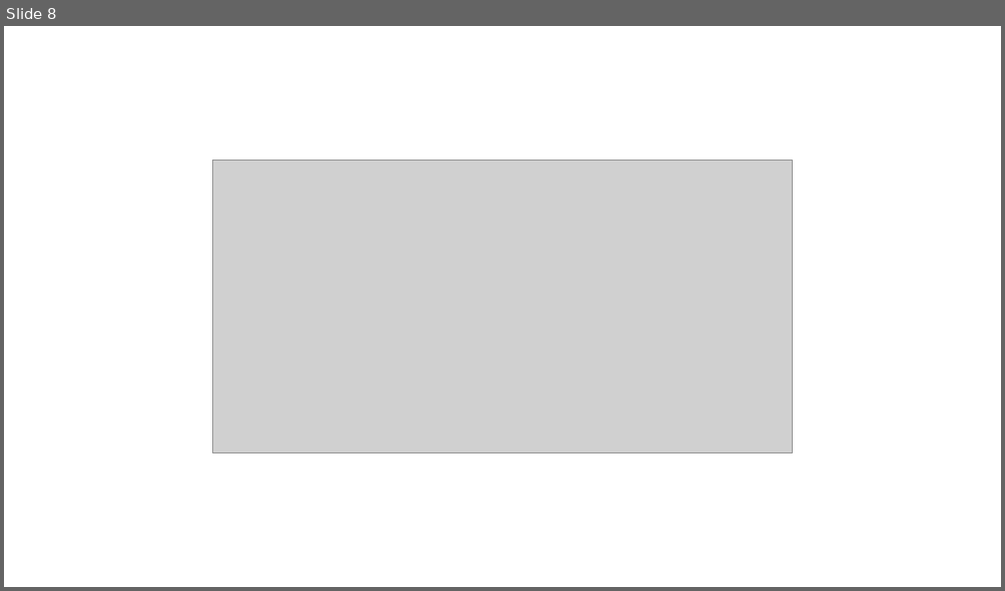
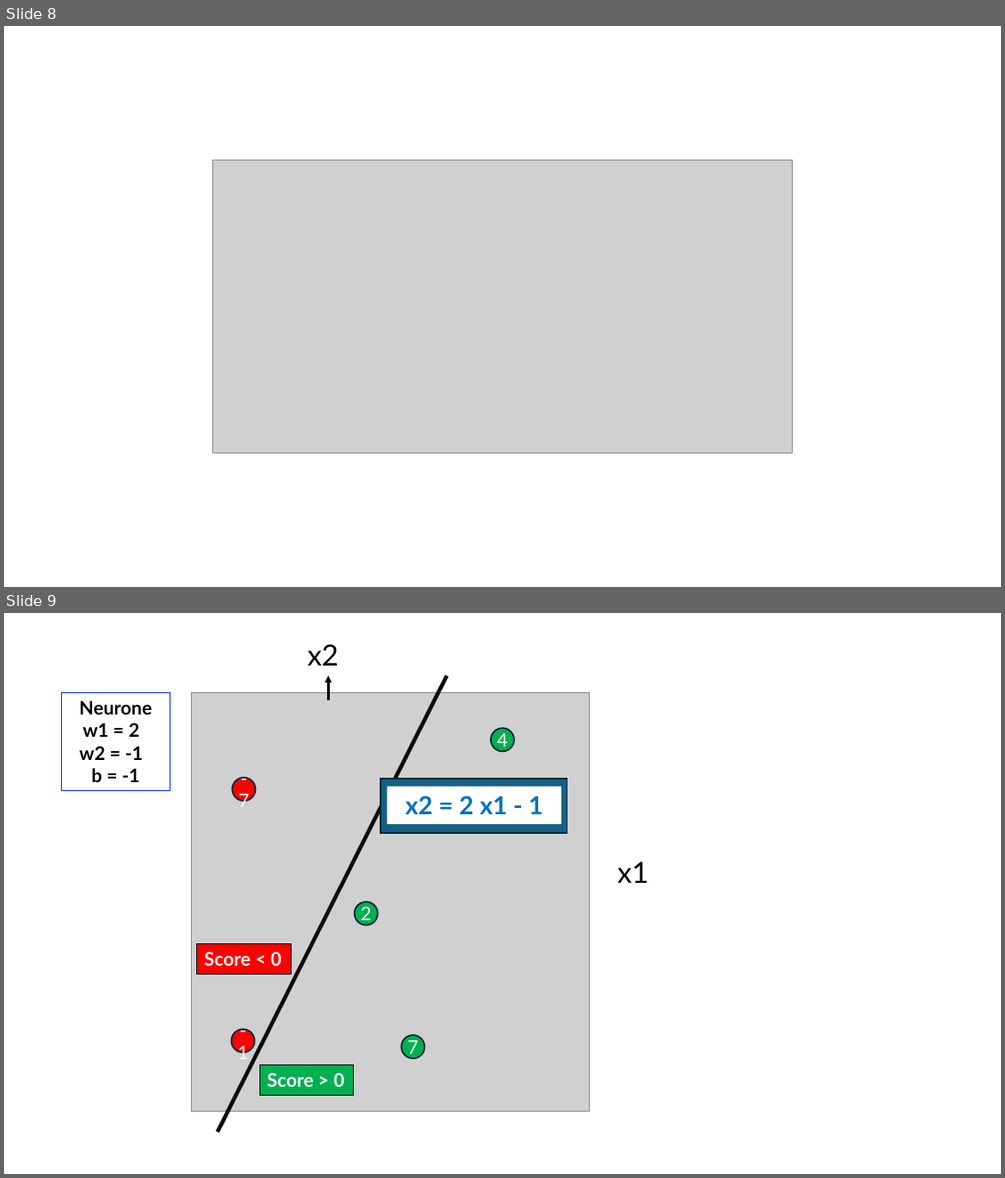
Before and after one commit to pirelaurent/IA_boite_blanche, a slide deck: outillage.pptx. Shown one above the other, each under a label of ours: slide 8 before the commit, slides 8 and 9 after it. The pictures are 1005x591 and 1005x1178 pixels, drawn with LibreOffice and Linux fonts; fonts in the diff are those of the drawing; grey boxes stand for pictures. Boxes give left, top, right and bottom in pixels: in the first picture for what was removed or moved away, otherwise in the second. Text is boxed around its words. In the diff, an @@ line names an element or a change of style, - is before the commit and + after.

```diff
--- a/outillage.pptx
+++ b/outillage.pptx
@@ slide 9 added at <box>4,613,1001,1174</box>, background #FFFFFF @@
@@ text added at <box>307,644,339,666</box>, 28 pt, text #000000 @@
+x2
@@ picture added at <box>191,692,589,1111</box> @@
@@ line added from (218, 1132) to (446, 676), #0D0D0D 3.75 pt @@
@@ arrow added from (329, 700) to (329, 676), #000000 2.25 pt @@
@@ rectangle added at <box>62,693,170,791</box>, fill #FFFFFF, outline #0432FF 0.75 pt, 18 pt, text #000000, bold @@
+Neurone
+w1 = 2
+w2 = -1
+b = -1
@@ ellipse added at <box>491,728,514,751</box>, fill #00B050, outline #092A39 1.5 pt, 18 pt, text #FFFFFF @@
+4
@@ ellipse added at <box>232,778,255,801</box>, fill #FF0000, outline #092A39 1.5 pt, 18 pt, text #FFFFFF @@
+-7
@@ rectangle added at <box>380,779,567,833</box>, fill #156082, outline #092A39 1.5 pt @@
@@ rectangle added at <box>387,787,561,824</box>, fill #FFFFFF, 24 pt, text #0070C0, bold @@
+x2 = 2 x1 - 1
@@ text added at <box>617,861,648,883</box>, 28 pt, text #000000 @@
+x1
@@ ellipse added at <box>355,901,378,925</box>, fill #00B050, outline #092A39 1.5 pt, 18 pt, text #FFFFFF @@
+2
@@ rectangle added at <box>197,943,291,973</box>, fill #FF0000, outline #000000 0.75 pt, 18 pt, text #FFFFFF, bold @@
+Score < 0
@@ ellipse added at <box>231,1029,254,1052</box>, fill #FF0000, outline #092A39 1.5 pt, 18 pt, text #FFFFFF @@
+-1
@@ ellipse added at <box>401,1035,424,1058</box>, fill #00B050, outline #092A39 1.5 pt, 18 pt, text #FFFFFF @@
+7
@@ rectangle added at <box>259,1064,354,1094</box>, fill #00B050, outline #000000 0.75 pt, 18 pt, text #FFFFFF, bold @@
+Score > 0
```
Also in this commit, not shown: 10 other slides added, 9 other files.
